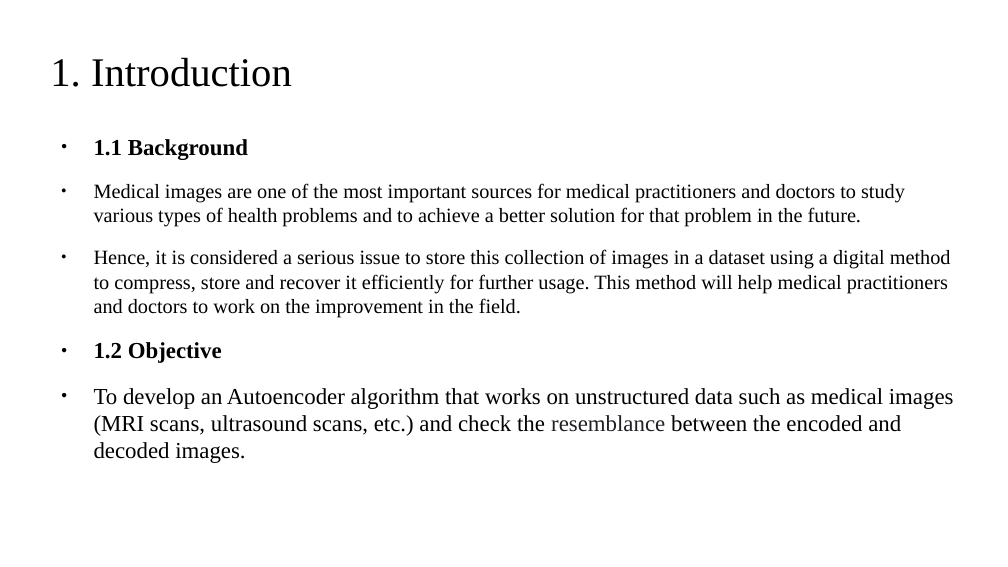
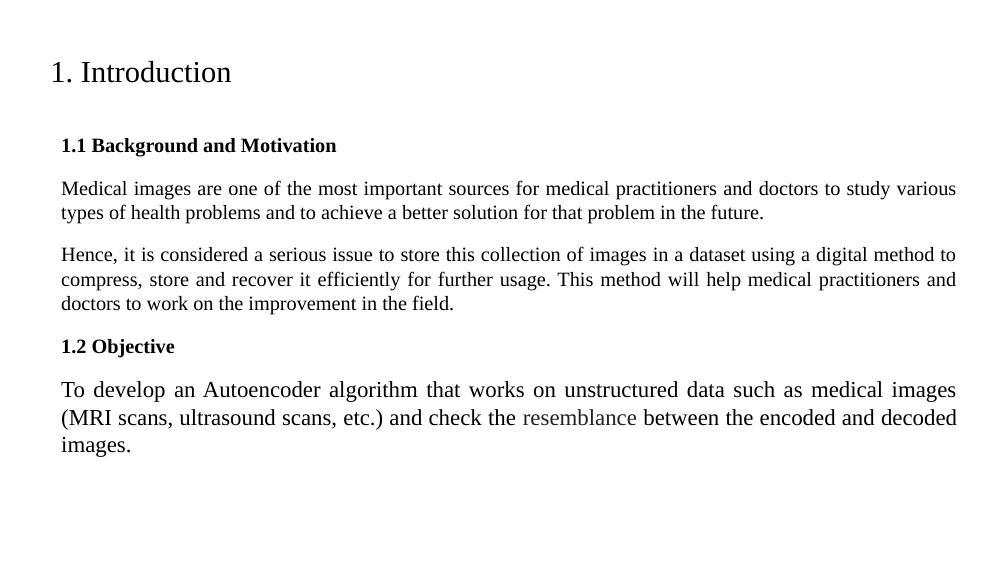
Before and after one commit to tirtharajsinha/Autoencoder_for_image_compression, a slide deck: slide 3 of 30_04_22_1840.pptx (slide 2 before the commit). Drawn at 1008x567 pixels with LibreOffice and Linux fonts; fonts in the diff are those of the drawing. Boxes give left, top, right and bottom in pixels: in the first picture for what was removed or moved away, otherwise in the second. Text is boxed around its words. In the diff, an @@ line names an element or a change of style, - is before the commit and + after.

```diff
--- a/30_04_22_1840.pptx
+++ b/30_04_22_1840.pptx
@@ text "1. Introduction" at (50, 61, 232, 83): size 32 to 24 pt @@
@@ text at (61, 138, 337, 157): text changed; size 18 to 16 pt @@
-● 1.1 Background
+1.1 Background and Motivation
@@ text at (61, 180, 957, 457): size 18 to 16 pt in "1.2 Objective"; alignment left to justified; bullet ● to none @@
```
Also in this commit, not shown: 12 other slides changed, 3 slides added, 1 slide removed, 1 other file.
